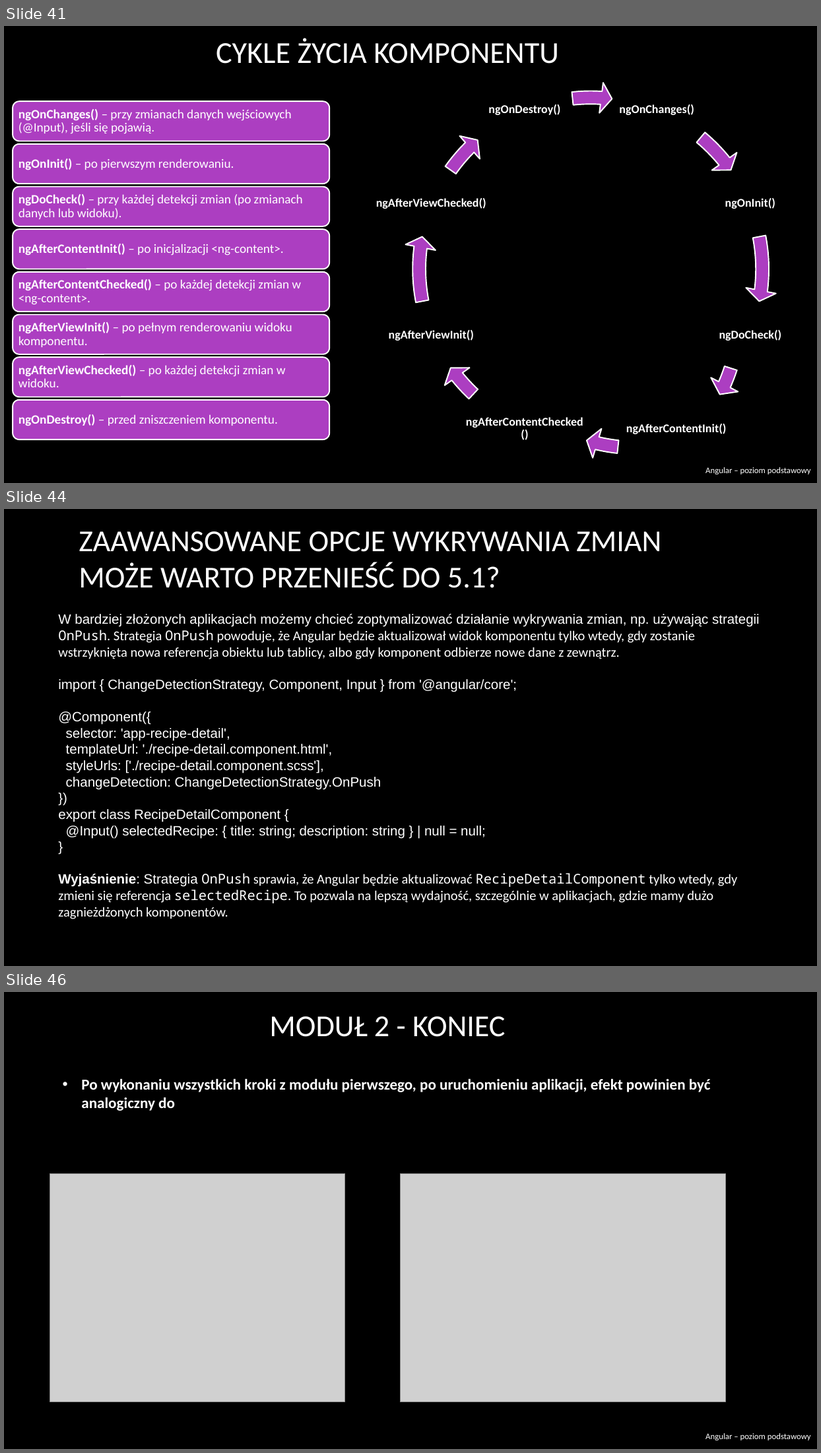
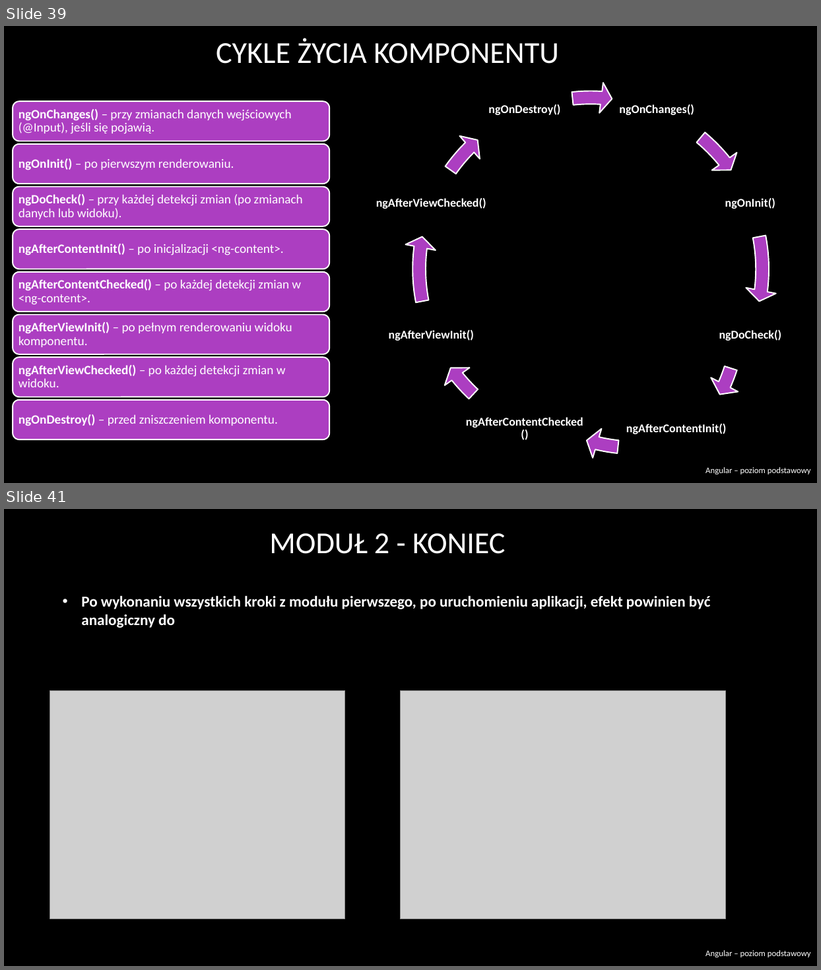
Before and after one commit to RafalSzczuka/angular-course-pfr, a slide deck: prezentacja/Angular beginner.pptx. Shown one above the other, each under a label of ours: slides 41, 44 and 46 before the commit, slides 39 and 41 after it; the slides between them are not shown. The pictures are 821x1453 and 821x970 pixels, drawn with LibreOffice and Linux fonts; fonts in the diff are those of the drawing; grey boxes stand for pictures; background and template pictures are left out. Boxes give left, top, right and bottom in pixels: in the first picture for what was removed or moved away, otherwise in the second. Text is boxed around its words. In the diff, an @@ line names an element or a change of style, - is before the commit and + after.

```diff
--- a/prezentacja/Angular beginner.pptx
+++ b/prezentacja/Angular beginner.pptx
@@ slide 44 removed at box(4, 509, 817, 966), background picture (left out) @@
@@ title removed at box(79, 531, 661, 588) @@
-ZAAWANSOWANE OPCJE WYKRYWANIA ZMIAN
-MOŻE WARTO PRZENIEŚĆ DO 5.1?
@@ text removed at box(58, 614, 760, 920) @@
-W bardziej złożonych aplikacjach możemy chcieć zoptymalizować działanie wykrywania zmian, np. używając strategii OnPush. Strategia OnPush powoduje, że Angular będzie aktualizował widok komponentu tylko wtedy, gdy zostanie wstrzyknięta nowa referencja obiektu lub tablicy, albo gdy komponent odbierze nowe dane z zewnątrz.
-import { ChangeDetectionStrategy, Component, Input } from '@angular/core';
-@Component({
-selector: 'app-recipe-detail',
-templateUrl: './recipe-detail.component.html',
-styleUrls: ['./recipe-detail.component.scss'],
-changeDetection: ChangeDetectionStrategy.OnPush
-})
-export class RecipeDetailComponent {
-@Input() selectedRecipe: { title: string; description: string } | null = null;
-}
-Wyjaśnienie: Strategia OnPush sprawia, że Angular będzie aktualizować RecipeDetailComponent tylko wtedy, gdy zmieni się referencja selectedRecipe. To pozwala na lepszą wydajność, szczególnie w aplikacjach, gdzie mamy dużo zagnieżdżonych komponentów.
@@ what was slide 41 is now slide 39 @@
@@ what was slide 46 is now slide 41 @@
```
Also in this commit, not shown: 13 slides changed, 3 slides added, 7 other slides removed, 19 other files.
